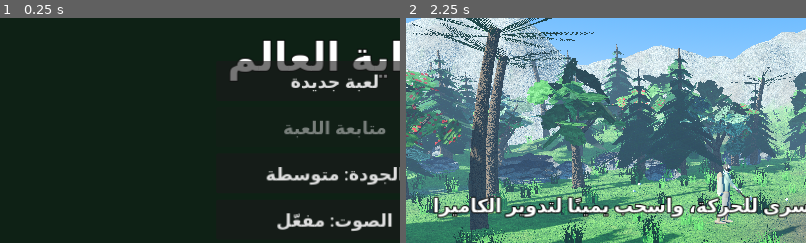
Above: before the commit, frames 1-2 (left to right).
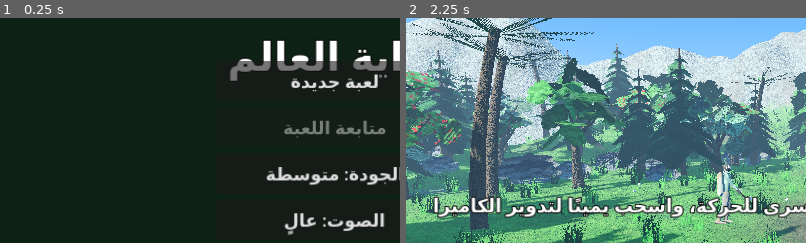
Above: after the commit, the same moments.

Repository: belalmomani/wild-origin
Game: Godot game, scene res://scenes/main.tscn
Same seed, same stepped clock (60 frames per second), same inputs: the game is played once before the commit and once after it.
Inputs (mouse positions are % of the whole screen's width and height, from its top left):
- Up to frame 1 (0.25 s): no input
- Up to frame 2 (2.25 s): tap Enter at 0.5, 2 s; move the mouse to (72, 45) at 0.52 s; click (72, 45) at 0.67 s; tap Space at 1.25 s; drag from (30, 55) to (45, 70) at 1.27 s; move the mouse to (60, 28) at 2.02 s; click (60, 28) at 2.17 s
The pictures show only the part of the screen within x 8-58%, y 16-66%; the shares and areas given below are measured in that part.

The runs differ from the first frame. In frame 1, 1.0% of the frame differs, in the area x 69-98%, y 86-97%; in frame 2, nothing differs.

Commit message:
wild-origin v1.5

Diff:
--- a/scripts/game_state.gd
+++ b/scripts/game_state.gd
@@ -27,6 +27,7 @@
 var next_pen_id := 1
 const TL := preload("res://scripts/tech_logic.gd")
 var techs: Array = []           # unlocked tech ids
+var volume_idx := 0            # 0 high, 1 medium, 2 low, 3 muted
 var gentle := false             # softened hunting visuals
 var quality := 1
 var muted := false
@@ -181,7 +182,7 @@
 func save_settings() -> void:
 	var f := FileAccess.open(SETTINGS_PATH, FileAccess.WRITE)
 	if f:
-		f.store_string(JSON.stringify({"q": quality, "mute": muted, "tut": tutorial_done, "day": day_seconds, "gentle": gentle}))
+		f.store_string(JSON.stringify({"q": quality, "mute": muted, "tut": tutorial_done, "day": day_seconds, "gentle": gentle, "vol": volume_idx}))
 
 func load_settings() -> void:
 	if not FileAccess.file_exists(SETTINGS_PATH):
@@ -192,4 +193,5 @@
 		muted = bool(data.get("mute", false))
 		tutorial_done = bool(data.get("tut", false))
 		gentle = bool(data.get("gentle", false))
+		volume_idx = clampi(int(data.get("vol", 0)), 0, 3)
 		day_seconds = clampf(float(data.get("day", 720.0)), 300.0, 5000.0)
--- a/scripts/hunt.gd
+++ b/scripts/hunt.gd
@@ -4,6 +4,7 @@
 ## wounded ones limp, tire out, and can be caught and carried to the farm (3 min trip, optional ad speed-up).
 signal message(text: String)
 signal aim_changed(on: bool)
+signal sound(name: String)
 const L := preload("res://scripts/hunt_logic.gd")
 const AnimalS := preload("res://scripts/animal.gd")
 const BL := preload("res://scripts/barn_logic.gd")
@@ -146,6 +147,7 @@
 			return
 	GameState.spend(ammo, 1)
 	cooldown = 0.7
+	sound.emit("shot_sling" if wid == "slingshot" else "shot_bow")
 	var cam: Camera3D = player.cam
 	var c := cam.get_viewport().get_visible_rect().size * 0.5
 	var o := cam.project_ray_origin(c)
@@ -167,6 +169,7 @@
 	var wid: String = GameState.weapons[GameState.weapon_idx]
 	var r := L.shot(wid, zone, a.hp, a.max_hp)
 	a.hp = r["hp"]
+	sound.emit("hit")
 	var nm: String = L.ANIMALS[a.kind]["name"]
 	var names := {"head": "الرأس", "body": "الجسم", "legs": "الساق"}
 	var zn: String = names[zone]
--- a/scripts/main.gd
+++ b/scripts/main.gd
@@ -7,6 +7,7 @@
 const FarmS := preload("res://scripts/farm.gd")
 const HuntS := preload("res://scripts/hunt.gd")
 const BarnS := preload("res://scripts/barn.gd")
+const SfxS := preload("res://scripts/sfx.gd")
 
 var world
 var player
@@ -15,6 +16,8 @@
 var farm
 var hunt
 var barn
+var sfx
+var _cluck_t := 4.0
 var sun: DirectionalLight3D
 var sky: ProceduralSkyMaterial
 var env: Environment
@@ -24,7 +27,9 @@
 
 func _ready() -> void:
 	GameState.load_settings()
-	AudioServer.set_bus_mute(0, GameState.muted)
+	_apply_volume()
+	sfx = SfxS.new()
+	add_child(sfx)
 	_setup_env()
 	ui = UIS.new()
 	add_child(ui)
@@ -32,7 +37,7 @@
 	ui.puzzle.dropped.connect(_on_drop)
 	Ads.reward_granted.connect(func(pl): if pl == "hint": ui.puzzle.show_hint())
 	ui.set_quality_text(GameState.quality)
-	ui.set_sound_text(not GameState.muted)
+	ui.set_sound_text(GameState.volume_idx)
 	ui.set_day_text(GameState.day_seconds)
 	ui.set_gentle_text(GameState.gentle)
 	ui.show_menu(GameState.has_save())
@@ -127,6 +132,11 @@
 		get_tree().quit(1)
 		return
 	print("SMOKE tech OK")
+	if not sfx.is_ready():
+		print("SMOKE FAIL: audio files missing")
+		get_tree().quit(1)
+		return
+	print("SMOKE audio OK")
 	await get_tree().create_timer(0.3).timeout
 	await get_tree().create_timer(1.0).timeout
 	print("SMOKE OK pieces placed: ", GameState.placed.size())
@@ -196,6 +206,7 @@
 	add_child(hunt)
 	hunt.message.connect(func(t): ui.toast(t, 3.5))
 	hunt.aim_changed.connect(ui.set_aim_mode)
+	hunt.sound.connect(func(n): sfx.play(n, -2.0))
 	barn = BarnS.new()
 	barn.world = world
 	add_child(barn)
@@ -241,7 +252,17 @@
 	if world:
 		world.apply_quality(q)
 
+func _apply_volume() -> void:
+	var lv := [1.0, 0.6, 0.3, 0.0]
+	var v: float = lv[GameState.volume_idx]
+	AudioServer.set_bus_mute(0, v <= 0.0)
+	AudioServer.set_bus_volume_db(0, linear_to_db(maxf(v, 0.001)))
+
 func _on_action(a: String) -> void:
+	if a == "jump":
+		sfx.play("jump", -8.0)
+	elif a != "interact" and a != "fire":
+		sfx.play("click", -10.0)
 	match a:
 		"new": _start(true)
 		"continue": _start(false)
@@ -251,9 +272,9 @@
 			GameState.save_settings()
 			_apply_quality()
 		"sound":
-			GameState.muted = not GameState.muted
-			AudioServer.set_bus_mute(0, GameState.muted)
-			ui.set_sound_text(not GameState.muted)
+			GameState.volume_idx = (GameState.volume_idx + 1) % 4
+			_apply_volume()
+			ui.set_sound_text(GameState.volume_idx)
 			GameState.save_settings()
 		"jump": player.jump_req = true
 		"tech": ui.open_tech()
@@ -264,6 +285,7 @@
 			var tid: String = ui.tech.selected_id()
 			var why := GameState.research(tid)
 			if why == "":
+				sfx.play("chime", -4.0)
 				ui.toast("تم التطوير: %s ✓" % preload("res://scripts/tech_logic.gd").by_id(tid)["name"], 3.0)
 				_apply_techs()
 			else:
@@ -280,9 +302,11 @@
 			var fwd := Vector3(0, 0, -1.4).rotated(Vector3.UP, player.body.rotation.y)
 			if farm.plant(player.global_position + fwd):
 				player.play_action("gather", 1.0)
+				sfx.play("harvest", -6.0, 0.8)
 		"water":
 			if farm.water_near(player.global_position):
 				player.play_action("gather", 0.8)
+				sfx.play("water", -4.0)
 		"day":
 			var cur := GameState.day_seconds
 			GameState.day_seconds = 1440.0 if cur < 1000.0 else (2880.0 if cur < 2000.0 else 720.0)
@@ -314,6 +338,7 @@
 	if bi < 0:
 		return
 	if builder.place(bi, pi):
+		sfx.play("place", -2.0, randf_range(0.9, 1.1))
 		ui.puzzle.refresh()
 		if builder.remaining(bi) == 0:
 			ui.toast("اكتملت: %s ✓" % builder.boards[bi].name, 3.0)
@@ -408,6 +433,7 @@
 		farm.interact(int(best.get_meta("cid")))
 		return
 	player.play_action("chop" if best.is_in_group("tree") else "gather", 0.9)
+	sfx.play("chop" if best.is_in_group("tree") else "rock", -3.0, randf_range(0.92, 1.08))
 	var hp: int = int(best.get_meta("hp")) - (2 if GameState.has_tech("tools") else 1)
 	if hp > 0:
 		best.set_meta("hp", hp)
@@ -424,11 +450,21 @@
 		player.carry_t = 6.0
 		ui.toast("+%d حجارة" % gs2 if gs2 == sn else "الحقيبة ممتلئة! (+%d حجارة) — طوّر التخزين" % gs2)
 	GameState.xp += 1
+	sfx.play("harvest", -6.0)
 	best.queue_free()
 
 func _process(d: float) -> void:
+	sfx.update(d, GameState.time_of_day, playing)
 	if not playing:
 		return
+	sfx.footsteps(d, Vector2(player.velocity.x, player.velocity.z).length(), player.is_on_floor(), player.crouch)
+	_cluck_t -= d
+	if _cluck_t <= 0.0:
+		_cluck_t = randf_range(5.0, 12.0)
+		for a in hunt.animals:
+			if is_instance_valid(a) and a.kind == "chicken" and not a.dead and a.global_position.distance_to(player.global_position) < 30.0:
+				sfx.play_at(a.global_position + Vector3(0, 0.4, 0))
+				break
 	var dh := d * 24.0 / GameState.day_seconds
 	GameState.clock_hours += dh
 	GameState.time_of_day = fposmod(GameState.clock_hours, 24.0)
--- /dev/null
+++ b/scripts/sfx.gd
@@ -0,0 +1,93 @@
+extends Node
+## Audio: SFX pool, day/night ambience cross-fade, music, positional chicken clucks.
+## All WAVs are generated by tools/gen_audio.py (no third-party audio).
+const DIR := "res://assets/audio/"
+const NAMES := ["chop", "rock", "place", "step1", "step2", "click", "shot_sling", "shot_bow", "hit", "water",
+	"harvest", "chime", "jump", "cluck", "ambient_day", "ambient_night", "music"]
+var _cache := {}
+var _pool: Array = []
+var amb_day: AudioStreamPlayer
+var amb_night: AudioStreamPlayer
+var music: AudioStreamPlayer
+var cluck: AudioStreamPlayer3D
+var _step_t := 0.0
+var _step_i := 0
+
+func is_ready() -> bool:
+	for n in NAMES:
+		if _stream(n) == null:
+			return false
+	return true
+
+func _stream(n: String) -> AudioStream:
+	if not _cache.has(n):
+		_cache[n] = load(DIR + n + ".wav")
+	return _cache[n]
+
+func _loop(n: String, db: float) -> AudioStreamPlayer:
+	var p := AudioStreamPlayer.new()
+	var s = _stream(n)
+	if s is AudioStreamWAV:
+		var w := s as AudioStreamWAV
+		w.loop_mode = AudioStreamWAV.LOOP_FORWARD
+		w.loop_begin = 0
+		w.loop_end = w.data.size() / 2        # 16-bit mono: samples = bytes / 2
+	p.stream = s
+	p.volume_db = db
+	add_child(p)
+	if s != null:
+		p.play()
+	return p
+
+func _ready() -> void:
+	for i in 8:
+		var p := AudioStreamPlayer.new()
+		add_child(p)
+		_pool.append(p)
+	amb_day = _loop("ambient_day", -80.0)
+	amb_night = _loop("ambient_night", -80.0)
+	music = _loop("music", -22.0)
+	cluck = AudioStreamPlayer3D.new()
+	cluck.stream = _stream("cluck")
+	cluck.unit_size = 8.0
+	cluck.max_distance = 45.0
+	add_child(cluck)
+
+func play(n: String, db: float = 0.0, pitch: float = 1.0) -> void:
+	var s := _stream(n)
+	if s == null:
+		return
+	for p in _pool:
+		if not (p as AudioStreamPlayer).playing:
+			p.stream = s
+			p.volume_db = db
+			p.pitch_scale = pitch
+			p.play()
+			return
+
+func play_at(pos: Vector3) -> void:
+	if cluck.stream != null and not cluck.playing:
+		cluck.global_position = pos
+		cluck.pitch_scale = randf_range(0.9, 1.15)
+		cluck.play()
+
+## Footsteps from movement speed (call every frame while playing).
+func footsteps(d: float, speed: float, on_floor: bool, crouching: bool) -> void:
+	if not on_floor or speed < 0.6:
+		_step_t = 0.0
+		return
+	_step_t += d
+	if _step_t >= clampf(0.6 - speed * 0.05, 0.3, 0.6):
+		_step_t = 0.0
+		_step_i += 1
+		play("step1" if _step_i % 2 == 0 else "step2", -14.0 if crouching else -9.0, randf_range(0.9, 1.1))
+
+func update(d: float, hour: float, in_world: bool) -> void:
+	var elev := sin((hour - 6.0) / 24.0 * TAU)
+	var day := clampf(elev * 3.0 + 0.5, 0.0, 1.0)
+	var k := clampf(d * 2.0, 0.0, 1.0)
+	var dd := linear_to_db(maxf(day * 0.7, 0.001)) if in_world else -80.0
+	var nn := linear_to_db(maxf((1.0 - day) * 0.55, 0.001)) if in_world else -80.0
+	amb_day.volume_db = lerpf(amb_day.volume_db, dd, k)
+	amb_night.volume_db = lerpf(amb_night.volume_db, nn, k)
+	music.volume_db = lerpf(music.volume_db, -26.0 if in_world else -14.0, k)
--- a/scripts/ui.gd
+++ b/scripts/ui.gd
@@ -222,8 +222,8 @@
 func set_quality_text(q: int) -> void:
 	buttons["quality"].text = "الجودة: " + ["منخفضة", "متوسطة", "عالية"][q]
 
-func set_sound_text(on: bool) -> void:
-	buttons["sound"].text = "الصوت: " + ("مفعّل" if on else "مكتوم")
+func set_sound_text(idx: int) -> void:
+	buttons["sound"].text = "الصوت: " + ["عالٍ", "متوسط", "منخفض", "مكتوم"][idx]
 
 func set_gentle_text(on: bool) -> void:
 	buttons["gentle"].text = "تخفيف المشاهد: " + ("مفعّل" if on else "معطّل")
Not shown, changed: README.md
Not shown, added: assets/audio/ambient_day.wav
Not shown, added: assets/audio/ambient_night.wav
Not shown, added: assets/audio/chime.wav
Not shown, added: assets/audio/chop.wav
Not shown, added: assets/audio/click.wav
Not shown, added: assets/audio/cluck.wav
Not shown, added: assets/audio/harvest.wav
Not shown, added: assets/audio/hit.wav
Not shown, added: assets/audio/jump.wav
Not shown, added: assets/audio/music.wav
Not shown, added: assets/audio/place.wav
(and 8 more such lines)
